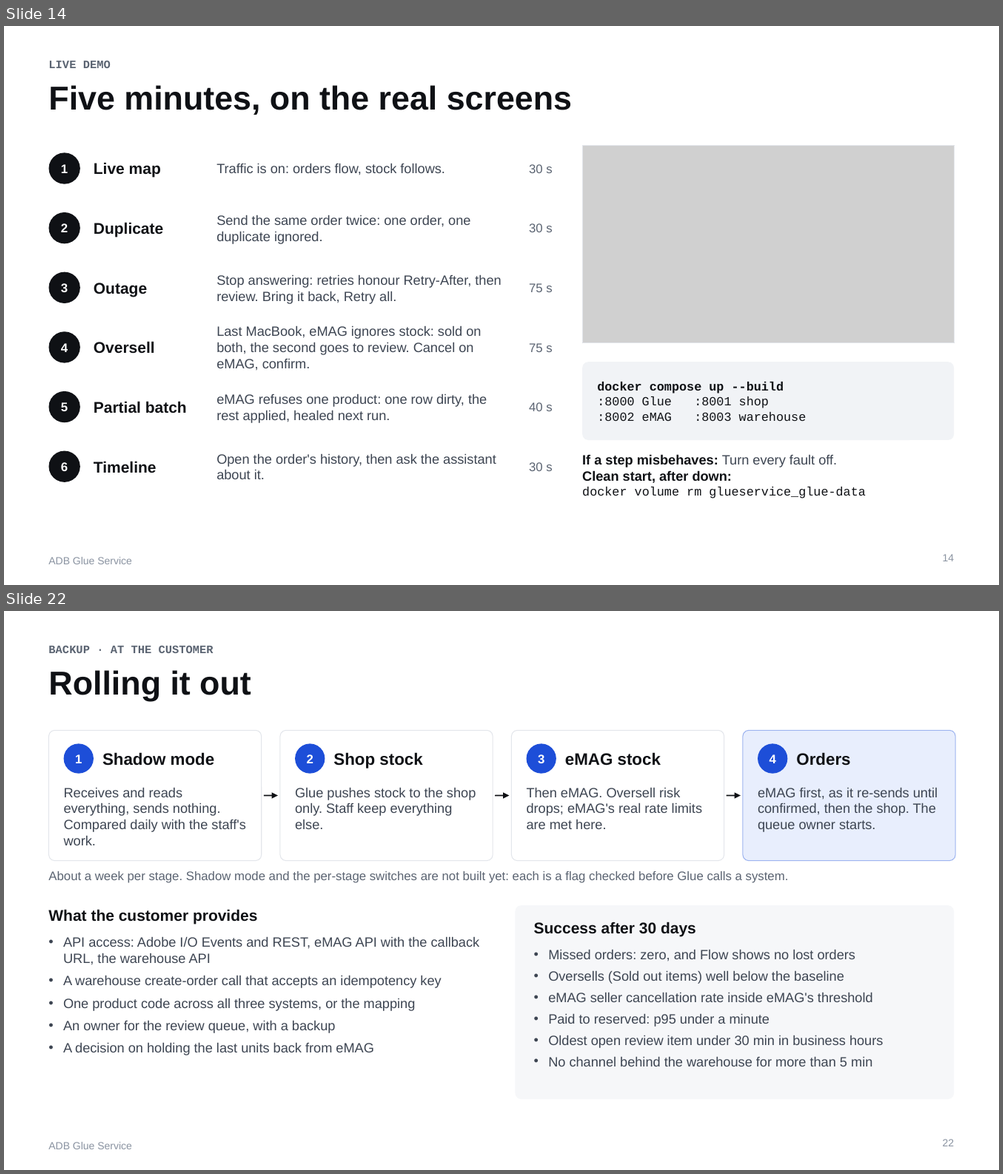
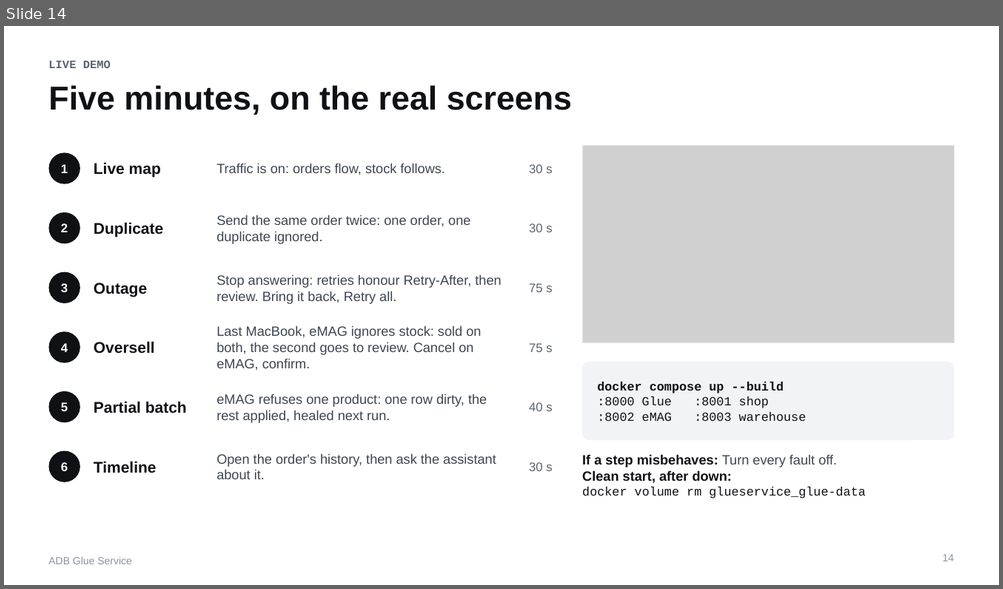
Before and after one commit to PantelimonGulie/adb-glue-service, a slide deck: docs/presentation/ADB-Glue-Service.pptx. Shown one above the other, each under a label of ours: slides 14 and 22 before the commit, slide 14 after it; the slides between them are not shown. The pictures are 1003x1174 and 1003x589 pixels, drawn with LibreOffice and Linux fonts; fonts in the diff are those of the drawing; grey boxes stand for pictures. Boxes give left, top, right and bottom in pixels: in the first picture for what was removed or moved away, otherwise in the second. Text is boxed around its words. In the diff, an @@ line names an element or a change of style, - is before the commit and + after.

Commit message:
Keep only the 14 talk slides in the deck

```diff
--- a/docs/presentation/ADB-Glue-Service.pptx
+++ b/docs/presentation/ADB-Glue-Service.pptx
@@ slide 22 removed at bbox=[4, 611, 999, 1170], background #FFFFFF; not listed: 1 template element that a slide beside it also shows @@
@@ text removed at bbox=[48, 645, 213, 653] @@
-BACKUP · AT THE CUSTOMER
@@ title removed at bbox=[48, 670, 251, 701] @@
-Rolling it out
@@ rounded rectangle removed at bbox=[48, 730, 262, 861] @@
@@ ellipse removed at bbox=[64, 743, 94, 774] @@
@@ rounded rectangle removed at bbox=[280, 730, 492, 861] @@
@@ ellipse removed at bbox=[295, 743, 325, 774] @@
@@ rounded rectangle removed at bbox=[512, 730, 724, 861] @@
@@ ellipse removed at bbox=[526, 743, 556, 774] @@
@@ rounded rectangle removed at bbox=[743, 730, 956, 861] @@
@@ ellipse removed at bbox=[757, 743, 788, 774] @@
@@ text removed at bbox=[75, 755, 82, 763] @@
-1
@@ text removed at bbox=[102, 752, 215, 766] @@
-Shadow mode
@@ text removed at bbox=[307, 755, 313, 763] @@
-2
@@ text removed at bbox=[333, 752, 422, 769] @@
-Shop stock
@@ text removed at bbox=[538, 755, 544, 763] @@
-3
@@ text removed at bbox=[565, 752, 660, 766] @@
-eMAG stock
@@ text removed at bbox=[769, 755, 776, 763] @@
-4
@@ text removed at bbox=[796, 752, 850, 766] @@
-Orders
@@ text removed at bbox=[64, 788, 246, 846] @@
-Receives and reads everything, sends nothing. Compared daily with the staff's work.
@@ text removed at bbox=[295, 788, 475, 829] @@
-Glue pushes stock to the shop only. Staff keep everything else.
@@ text removed at bbox=[526, 788, 702, 829] @@
-Then eMAG. Oversell risk drops; eMAG's real rate limits are met here.
@@ text removed at bbox=[757, 788, 937, 832] @@
-eMAG first, as it re-sends until confirmed, then the shop. The queue owner starts.
@@ arrow removed from (264, 796) to (278, 796) @@
@@ arrow removed from (495, 796) to (509, 796) @@
@@ arrow removed from (726, 796) to (740, 796) @@
@@ text removed at bbox=[48, 871, 788, 883] @@
-About a week per stage. Shadow mode and the per-stage switches are not built yet: each is a flag checked before Glue calls a system.
@@ text removed at bbox=[48, 909, 257, 924] @@
-What the customer provides
@@ rounded rectangle removed at bbox=[515, 906, 954, 1099] @@
@@ text removed at bbox=[63, 937, 480, 1056] @@
-• API access: Adobe I/O Events and REST, eMAG API with the callback URL, the warehouse API
-• A warehouse create-order call that accepts an idempotency key
-• One product code across all three systems, or the mapping
-• An owner for the review queue, with a backup
-• A decision on holding the last units back from eMAG
@@ text removed at bbox=[534, 922, 696, 937] @@
-Success after 30 days
@@ text removed at bbox=[548, 950, 882, 1067] @@
-• Missed orders: zero, and Flow shows no lost orders
-• Oversells (Sold out items) well below the baseline
-• eMAG seller cancellation rate inside eMAG's threshold
-• Paid to reserved: p95 under a minute
-• Oldest open review item under 30 min in business hours
-• No channel behind the warehouse for more than 5 min
@@ page number removed at bbox=[942, 1139, 954, 1147] @@
-22
```
Also in this commit, not shown: 1 slide changed, 12 other slides removed, 1 other file.
